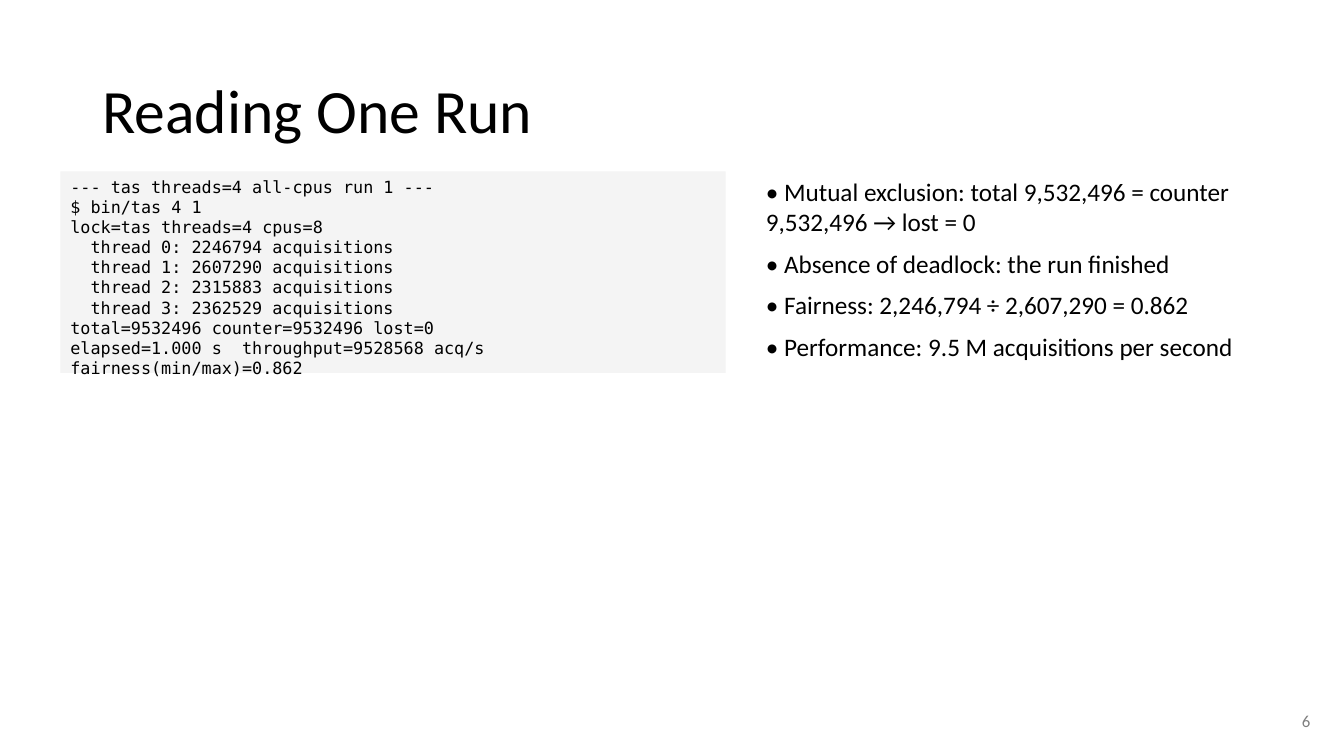
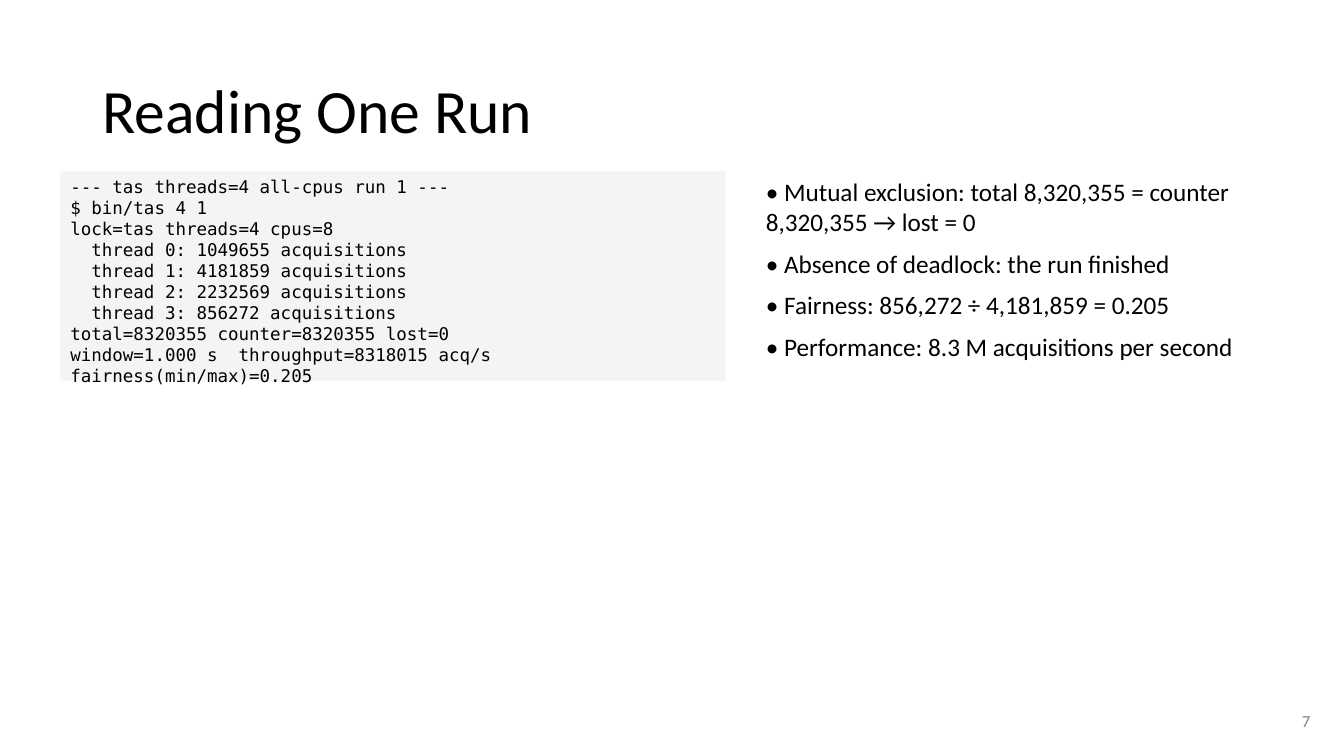
Before and after one commit to Kiatisakk/CPE333-OS, a slide deck: slide 7 of PS08/slides/PS08.pptx (slide 6 before the commit). Drawn at 1344x756 pixels with LibreOffice and Linux fonts; fonts in the diff are those of the drawing. Boxes give left, top, right and bottom in pixels: in the first picture for what was removed or moved away, otherwise in the second. Text is boxed around its words. In the diff, an @@ line names an element or a change of style, - is before the commit and + after.

```diff
--- a/PS08/slides/PS08.pptx
+++ b/PS08/slides/PS08.pptx
@@ rectangle "--- tas threads=4 all-cpus run ..." resized from (x1=60, y1=171, x2=726, y2=373) to (x1=60, y1=171, x2=726, y2=381) @@
@@ text in rectangle at (x1=70, y1=180, x2=407, y2=239): size 12 to 12.5 pt in "--- tas threads=4 all-cpus run 1 ---", "$ bin/tas 4 1", "lock=tas threads=4 cpus=8" @@
@@ text at (x1=766, y1=183, x2=1229, y2=234): text changed @@
-• Mutual exclusion: total 9,532,496 = counter 9,532,496 → lost = 0
+• Mutual exclusion: total 8,320,355 = counter 8,320,355 → lost = 0
@@ text in rectangle at (x1=70, y1=243, x2=492, y2=385): text changed; size 12 to 12.5 pt @@
-thread 0: 2246794 acquisitions
-thread 1: 2607290 acquisitions
-thread 2: 2315883 acquisitions
-thread 3: 2362529 acquisitions
-total=9532496 counter=9532496 lost=0
-elapsed=1.000 s throughput=9528568 acq/s fairness(min/max)=0.862
+thread 0: 1049655 acquisitions
+thread 1: 4181859 acquisitions
+thread 2: 2232569 acquisitions
+thread 3: 856272 acquisitions
+total=8320355 counter=8320355 lost=0
+window=1.000 s throughput=8318015 acq/s fairness(min/max)=0.205
@@ text at (x1=784, y1=296, x2=1233, y2=360): text changed @@
-• Fairness: 2,246,794 ÷ 2,607,290 = 0.862
-• Performance: 9.5 M acquisitions per second
+• Fairness: 856,272 ÷ 4,181,859 = 0.205
+• Performance: 8.3 M acquisitions per second
@@ text at (x1=1302, y1=716, x2=1310, y2=727): text changed @@
-6
+7
```
Also in this commit, not shown: 28 other slides changed, 2 slides added, 12 other files.
